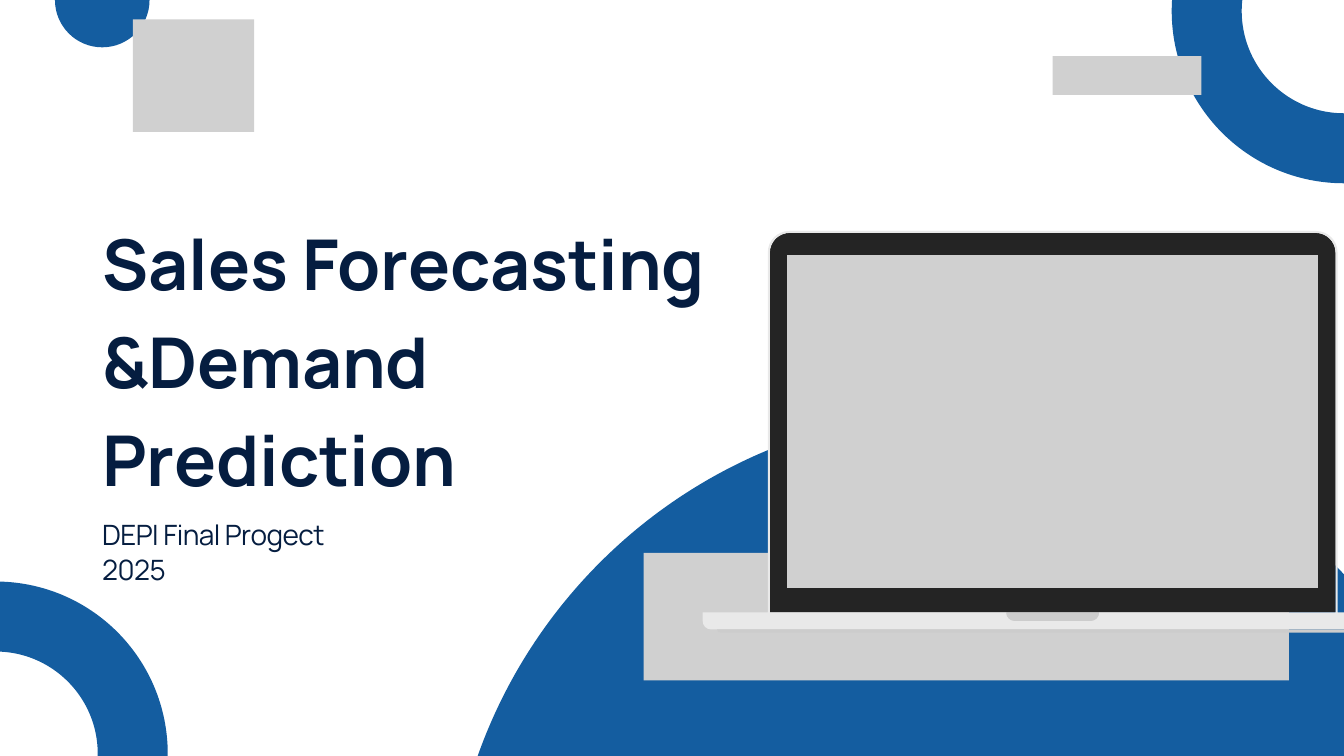
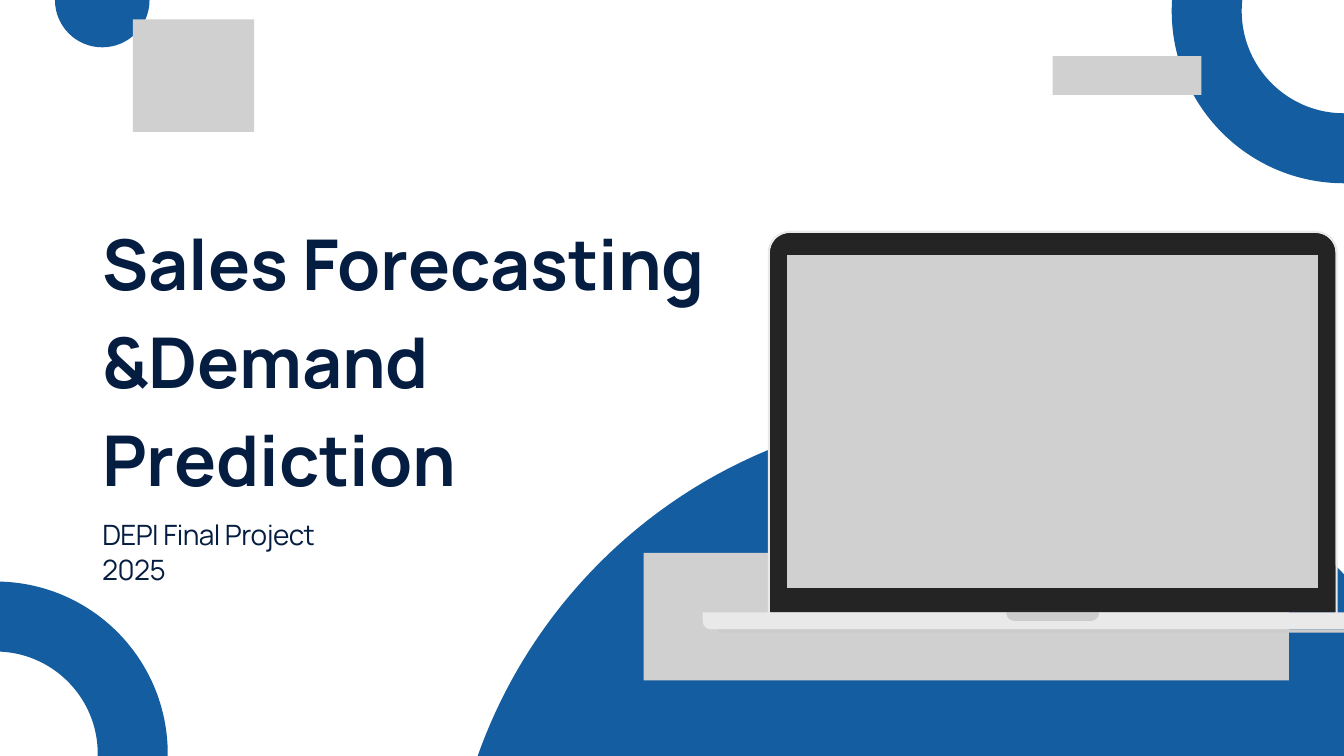
Before and after one commit to Mohamed-Kadry-Hussien/Sales_Forecasting_and_Demand_Prediction, a slide deck: slide 1 of Milestone 5/Sales Forecasting &Demand Prediction.pptx. Drawn at 1344x756 pixels with LibreOffice and Linux fonts; fonts in the diff are those of the drawing; grey boxes stand for pictures. Boxes give left, top, right and bottom in pixels: in the first picture for what was removed or moved away, otherwise in the second. Text is boxed around its words. In the diff, an @@ line names an element or a change of style, - is before the commit and + after.

```diff
--- a/Milestone 5/Sales Forecasting &Demand Prediction.pptx
+++ b/Milestone 5/Sales Forecasting &Demand Prediction.pptx
@@ text at [102, 524, 315, 552]: text changed @@
-DEPI Final Progect
+DEPI Final Project
```
Also in this commit, not shown: 8 other slides changed.
